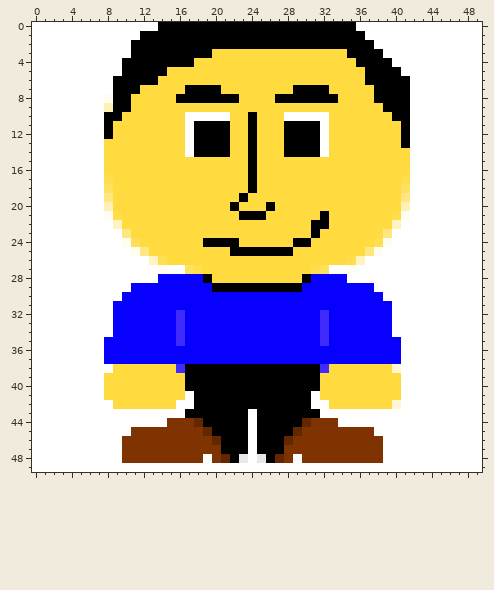
Two versions of one pixel-art sprite, joueur2.png. The picture above was drawn from the file before the commit.
The file is 50x50 pixels. Colours within 5 levels of each other are drawn and written as one.
New version:
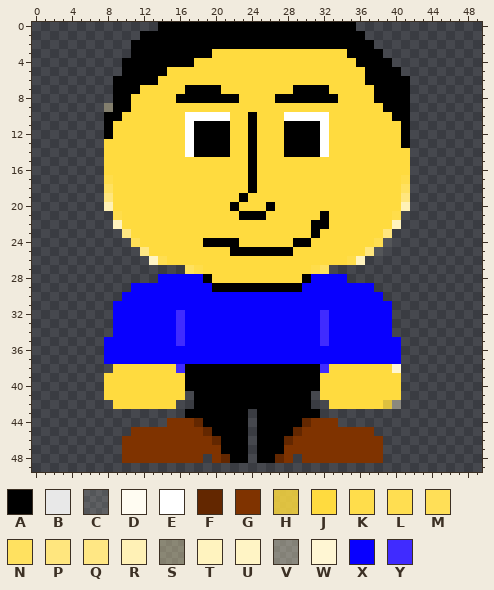
Palette (. is transparent): A #000000  B #e8e8e8  C #fffcef22  D #fffcf2  E #ffffff  F #632700  G #7f3300  H #ffdb3fd3  J #ffdb3f  K #ffdd4b  L #ffde51  M #ffdf57  N #ffe160  P #ffe67e  Q #ffe784  R #fff1b6  S #fff2b95e  T #fff3bf  U #fff4c5  V #fff6d35e  W #fff6d3  X #0800ff  Y #402bff
Difference:
@@ x 0..49 @@
- 0 EEEEEEEEEEEEEEAAAAAAAAAAAAAAAAAAAAAAEEEEEEEEEEEEEE
- 1 EEEEEEEEEEEEAAAAAAAAAAAAAAAAAAAAAAAAAEEEEEEEEEEEEE
- 2 EEEEEEEEEEEAAAAAAAAAAAAAAAAAAAAAAAAAAAEEEEEEEEEEEE
- 3 EEEEEEEEEEEAAAAAAAAAJJJJJJJJJJJJJJJAAAAEEEEEEEEEEE
- 4 EEEEEEEEEEAAAAAAAAJJJJJJJJJJJJJJJJJJAAAAEEEEEEEEEE
- 5 EEEEEEEEEEAAAAAJJJJJJJJJJJJJJJJJJJJJJAAAAEEEEEEEEE
- 6 EEEEEEEEEAAAAAJJJJJJJJJJJJJJJJJJJJJJJAAAAAEEEEEEEE
- 7 EEEEEEEEEAAAJJJJJAAAAJJJJJJJJAAAAJJJJJAAAAEEEEEEEE
- 8 EEEEEEEEDAAJJJJJAAAAAAAJJJJAAAAAAAJJJJAAAAEEEEEEEE
- 9 EEEEEEEERAAJJJJJJJJJJJJJJJJJJJJJJJJJJJJAAAEEEEEEEE
-10 EEEEEEEEAAJJJJJJJEEEEEJJAJJJEEEEEJJJJJJJAAEEEEEEEE
-11 EEEEEEEEAJJJJJJJJEAAAAJJAJJJAAAAEJJJJJJJJAEEEEEEEE
-12 EEEEEEEEAJJJJJJJJEAAAAJJAJJJAAAAEJJJJJJJJAEEEEEEEE
-13 EEEEEEEEJJJJJJJJJEAAAAJJAJJJAAAAEJJJJJJJJAEEEEEEEE
-14 EEEEEEEEJJJJJJJJJEAAAAJJAJJJAAAAEJJJJJJJJJEEEEEEEE
-15 EEEEEEEEJJJJJJJJJJJJJJJJAJJJJJJJJJJJJJJJJJEEEEEEEE
-16 EEEEEEEEJJJJJJJJJJJJJJJJAJJJJJJJJJJJJJJJJJEEEEEEEE
-17 EEEEEEEEKJJJJJJJJJJJJJJJAJJJJJJJJJJJJJJJJKEEEEEEEE
-18 EEEEEEEENJJJJJJJJJJJJJJJAJJJJJJJJJJJJJJJJNEEEEEEEE
-19 EEEEEEEEPJJJJJJJJJJJJJJAJJJJJJJJJJJJJJJJJPEEEEEEEE
-20 EEEEEEEERJJJJJJJJJJJJJAJJJAJJJJJJJJJJJJJJREEEEEEEE
-21 EEEEEEEEDKJJJJJJJJJJJJJAAAJJJJJJAJJJJJJJKDEEEEEEEE
-22 EEEEEEEEETJJJJJJJJJJJJJJJJJJJJJAAJJJJJJJTEEEEEEEEE
-23 EEEEEEEEEEQJJJJJJJJJJJJJJJJJJJJAJJJJJJJPEEEEEEEEEE
-24 EEEEEEEEEEDMJJJJJJJAAAAJJJJJJAAJJJJJJJLDEEEEEEEEEE
-25 EEEEEEEEEEEDQJJJJJJJJJAAAAAAAJJJJJJJJPDEEEEEEEEEEE
-26 EEEEEEEEEEEEEULJJJJJJJJJJJJJJJJJJJJKTEEEEEEEEEEEEE
-27 EEEEEEEEEEEEEEDEENKJJJJJJJJJJJJKNEEDEEEEEEEEEEEEEE
-28 EEEEEEEEEEEEEEXXXXXAJJJJJJJJJJAXXXXEEEEEEEEEEEEEEE
-29 EEEEEEEEEEEXXXXXXXXXAAAAAAAAAAXXXXXXXXEEEEEEEEEEEE
-30 EEEEEEEEEEXXXXXXXXXXXXXXXXXXXXXXXXXXXXXEEEEEEEEEEE
-31 EEEEEEEEEXXXXXXXXXXXXXXXXXXXXXXXXXXXXXXXEEEEEEEEEE
-32 EEEEEEEEEXXXXXXXYXXXXXXXXXXXXXXXYXXXXXXXEEEEEEEEEE
-33 EEEEEEEEEXXXXXXXYXXXXXXXXXXXXXXXYXXXXXXXEEEEEEEEEE
-34 EEEEEEEEEXXXXXXXYXXXXXXXXXXXXXXXYXXXXXXXEEEEEEEEEE
-35 EEEEEEEEXXXXXXXXYXXXXXXXXXXXXXXXYXXXXXXXXEEEEEEEEE
-36 EEEEEEEEXXXXXXXXXXXXXXXXXXXXXXXXXXXXXXXXXEEEEEEEEE
-37 EEEEEEEEXXXXXXXXXXXXXXXXXXXXXXXXXXXXXXXXXEEEEEEEEE
-38 EEEEEEEEEJJJJJJJYAAAAAAAAAAAAAAAYJJJJJJJWEEEEEEEEE
-39 EEEEEEEEJJJJJJJJJAAAAAAAAAAAAAAAJJJJJJJJJEEEEEEEEE
-40 EEEEEEEEJJJJJJJJJAAAAAAAAAAAAAAAJJJJJJJJJEEEEEEEEE
-41 EEEEEEEEJJJJJJJJJEAAAAAAAAAAAAAEJJJJJJJJJEEEEEEEEE
-42 EEEEEEEEEJJJJJJJEEAAAAAAAAAAAAAEEJJJJJJJWEEEEEEEEE
-43 EEEEEEEEEEEEEEEEEAAAAAAAEAAAAAAAEEEEEEEEEEEEEEEEEE
-44 EEEEEEEEEEEEEEEGGGFAAAAAEAAAAAFGGGEEEEEEEEEEEEEEEE
-45 EEEEEEEEEEEGGGGGGGGFAAAAEAAAAFGGGGGGGGEEEEEEEEEEEE
-46 EEEEEEEEEEGGGGGGGGGGFAAAEAAAFGGGGGGGGGGEEEEEEEEEEE
-47 EEEEEEEEEEGGGGGGGGGGGAAAEAAAGGGGGGGGGGGEEEEEEEEEEE
-48 EEEEEEEEEEGGGGGGGGGEGFABEBAFGEGGGGGGGGGEEEEEEEEEEE
-49 EEEEEEEEEEEEEEEEEEEEEEEEEEEEEEEEEEEEEEEEEEEEEEEEEE
+ 0 ..............AAAAAAAAAAAAAAAAAAAAAA..............
+ 1 ............AAAAAAAAAAAAAAAAAAAAAAAAA.............
+ 2 ...........AAAAAAAAAAAAAAAAAAAAAAAAAAA............
+ 3 ...........AAAAAAAAAJJJJJJJJJJJJJJJAAAA...........
+ 4 ..........AAAAAAAAJJJJJJJJJJJJJJJJJJAAAA..........
+ 5 ..........AAAAAJJJJJJJJJJJJJJJJJJJJJJAAAA.........
+ 6 .........AAAAAJJJJJJJJJJJJJJJJJJJJJJJAAAAA........
+ 7 .........AAAJJJJJAAAAJJJJJJJJAAAAJJJJJAAAA........
+ 8 .........AAJJJJJAAAAAAAJJJJAAAAAAAJJJJAAAA........
+ 9 ........SAAJJJJJJJJJJJJJJJJJJJJJJJJJJJJAAA........
+10 ........AAJJJJJJJEEEEEJJAJJJEEEEEJJJJJJJAA........
+11 ........AJJJJJJJJEAAAAJJAJJJAAAAEJJJJJJJJA........
+12 ........AJJJJJJJJEAAAAJJAJJJAAAAEJJJJJJJJA........
+13 ........JJJJJJJJJEAAAAJJAJJJAAAAEJJJJJJJJA........
+14 ........JJJJJJJJJEAAAAJJAJJJAAAAEJJJJJJJJJ........
+15 ........JJJJJJJJJJJJJJJJAJJJJJJJJJJJJJJJJJ........
+16 ........JJJJJJJJJJJJJJJJAJJJJJJJJJJJJJJJJJ........
+17 ........KJJJJJJJJJJJJJJJAJJJJJJJJJJJJJJJJK........
+18 ........NJJJJJJJJJJJJJJJAJJJJJJJJJJJJJJJJN........
+19 ........PJJJJJJJJJJJJJJAJJJJJJJJJJJJJJJJJP........
+20 ........RJJJJJJJJJJJJJAJJJAJJJJJJJJJJJJJJR........
+21 .........KJJJJJJJJJJJJJAAAJJJJJJAJJJJJJJK.........
+22 .........TJJJJJJJJJJJJJJJJJJJJJAAJJJJJJJT.........
+23 ..........QJJJJJJJJJJJJJJJJJJJJAJJJJJJJP..........
+24 ...........MJJJJJJJAAAAJJJJJJAAJJJJJJJLC..........
+25 ............QJJJJJJJJJAAAAAAAJJJJJJJJPC...........
+26 .............ULJJJJJJJJJJJJJJJJJJJJKT.............
+27 .................NKJJJJJJJJJJJJKN.................
+28 ..............XXXXXAJJJJJJJJJJAXXXX...............
+29 ...........XXXXXXXXXAAAAAAAAAAXXXXXXXX............
+30 ..........XXXXXXXXXXXXXXXXXXXXXXXXXXXXX...........
+31 .........XXXXXXXXXXXXXXXXXXXXXXXXXXXXXXX..........
+32 .........XXXXXXXYXXXXXXXXXXXXXXXYXXXXXXX..........
+33 .........XXXXXXXYXXXXXXXXXXXXXXXYXXXXXXX..........
+34 .........XXXXXXXYXXXXXXXXXXXXXXXYXXXXXXX..........
+35 ........XXXXXXXXYXXXXXXXXXXXXXXXYXXXXXXXX.........
+36 ........XXXXXXXXXXXXXXXXXXXXXXXXXXXXXXXXX.........
+37 ........XXXXXXXXXXXXXXXXXXXXXXXXXXXXXXXXX.........
+38 .........JJJJJJJYAAAAAAAAAAAAAAAYJJJJJJJW.........
+39 ........JJJJJJJJJAAAAAAAAAAAAAAAJJJJJJJJJ.........
+40 ........JJJJJJJJJAAAAAAAAAAAAAAAJJJJJJJJJ.........
+41 ........JJJJJJJJJ.AAAAAAAAAAAAA.JJJJJJJJJ.........
+42 .........JJJJJJJ..AAAAAAAAAAAAA..JJJJJJHV.........
+43 .................AAAAAAA.AAAAAAA..................
+44 ...............GGGFAAAAA.AAAAAFGGG................
+45 ...........GGGGGGGGFAAAA.AAAAFGGGGGGGG............
+46 ..........GGGGGGGGGGFAAA.AAAFGGGGGGGGGG...........
+47 ..........GGGGGGGGGGGAAA.AAAGGGGGGGGGGG...........
+48 ..........GGGGGGGGG.GFAA.AAFG.GGGGGGGGG...........
+49 ..................................................
Changed places in both pictures, as pixel boxes (x1, y1, x2, y2):
changed: (32, 22, 482, 472)
